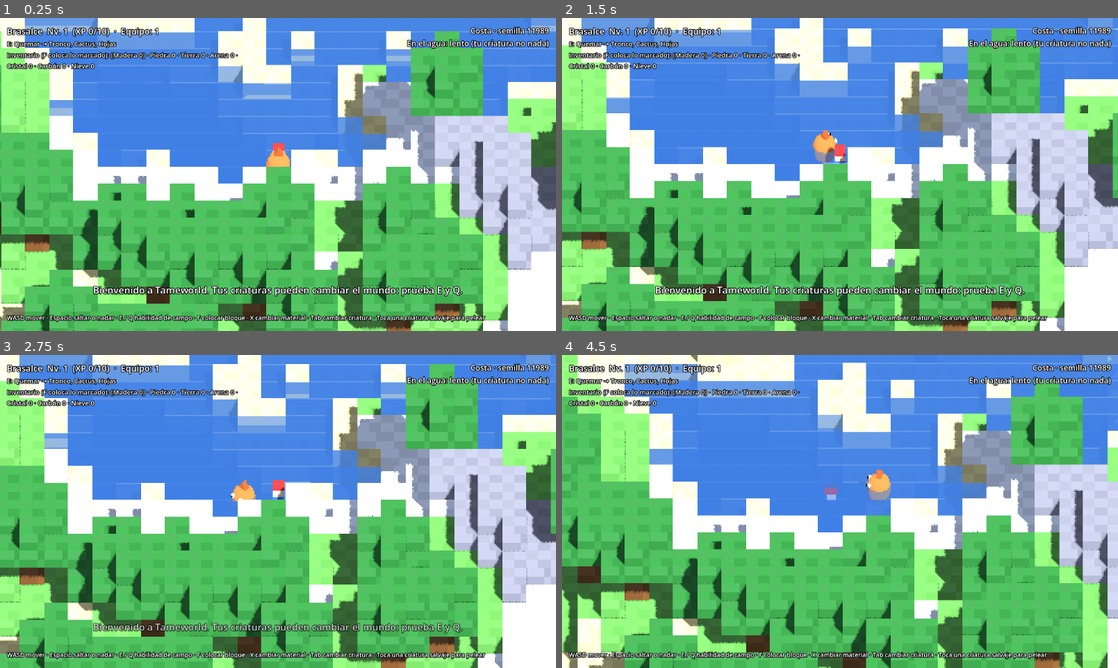
Above: before the commit, frames 1-4 (two rows, left to right).
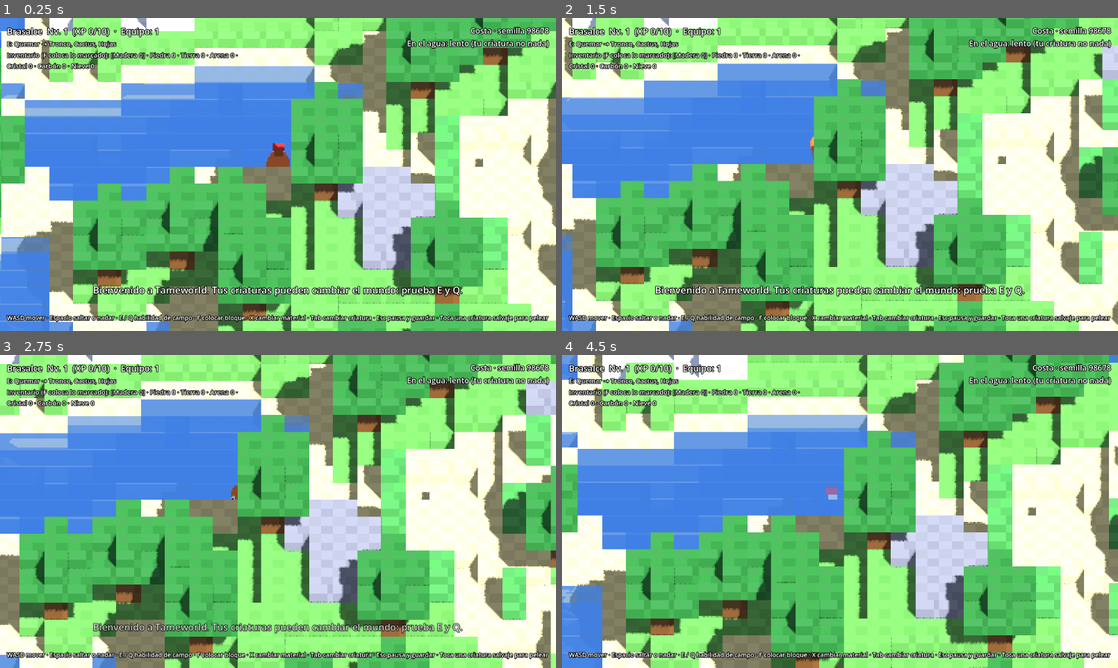
Above: after the commit, the same moments.

Repository: Ix94/TameWorld
Game: Godot game, scene res://scenes/world.tscn
Two runs of this game, one before a commit and one after it. Both use one fixed random seed, a clock stepped at 60 frames per second and the inputs below.
Inputs (mouse positions are in pixels of both pictures, inside the frame that each line leads up to):
- Up to frame 1 (0.25 s): no input
- Up to frame 2 (1.5 s): move the mouse to (962, 158) at 0.52 s; hold D (move_right) 0.53-1.28 s; tap C (capture) at 0.6 s; click (962, 158) at 0.67 s; tap N (new_game, bound only after the commit) at 0.8, 1.35 s; move the mouse to (728, 190) at 1.27 s; hold S (move_down) from 1.28 s (still down)
- Up to frame 3 (2.75 s): tap C (capture) at 1.55 s; move the mouse to (333, 442) at 2.02 s; release S (move_down) at 2.03 s; hold D (move_right) from 2.03 s (still down); tap U (ability_1) at 2.1 s; tap N (new_game, bound only after the commit) at 2.3 s
- Up to frame 4 (4.5 s): move the mouse to (812, 574) at 2.77 s; release D (move_right) at 2.78 s; hold W (move_up) 2.78-3.53 s; tap I (ability_2) at 2.85 s; click (812, 574) at 2.92 s; tap C (capture) at 3.05 s; move the mouse to (1006, 558) at 3.52 s; hold A (move_left) from 3.53 s (still down); tap K (attack_heavy) at 3.6 s; tap N (new_game, bound only after the commit) at 3.8 s; tap G (save_game, bound only after the commit) at 4.15 s; move the mouse to (673, 464) at 4.27 s; tap J (attack_light) at 4.35 s

The runs differ from the first frame. In frame 1, 71% of the frame differs, in the area x 0-100%, y 0-100%; in frame 2, 73%; in frame 3, 73%; in frame 4, 75%.

Commit message:
Guardado de partida y menú de pausa
- La partida se guarda en un archivo JSON: equipo con niveles y apodos,
  inventario, semilla del mundo, cambios al mundo, posición y tiempo jugado
- Se guarda sola cada minuto, al volver de una pelea y al cerrar la ventana
- Al abrir el juego se continúa la última partida
- Menú de pausa (Esc / Start): guardar, partida nueva con confirmación,
  guardar y salir, y tiempo jugado para medir los playtests
- Pruebas de guardado y carga

Co-Authored-By: Claude Opus 5.5 <noreply@anthropic.com>
Claude-Session: https://claude.ai/code/session_01FzmRypiesS7TP9caSz4KZA

Diff:
--- a/scripts/core/game_state.gd
+++ b/scripts/core/game_state.gd
@@ -32,10 +32,118 @@
 var pending_wild: CreatureData = null
 var from_world := false
 
+## Segundos jugados en total (útil para medir los playtests).
+var play_seconds := 0.0
+## true si al abrir el juego se cargó una partida guardada.
+var loaded_from_save := false
+
 
 func _ready() -> void:
+	loaded_from_save = apply_save(SaveGame.read())
+	if not loaded_from_save:
+		reset()
+
+
+func _process(delta: float) -> void:
+	play_seconds += delta
+
+
+## Al cerrar la ventana se guarda solo.
+func _notification(what: int) -> void:
+	if what == NOTIFICATION_WM_CLOSE_REQUEST:
+		save_game()
+
+
+# --- Guardado ----------------------------------------------------------------
+
+## Deja todo como en una partida nueva (no borra el archivo guardado).
+func reset() -> void:
+	roster.clear()
 	roster.append(load(STARTER_PATH).duplicate() as CreatureData)
+	active_index = 0
+	capture_orbs = 5
+	inventory = {}
 	world_seed = randi_range(1, 99999)
+	world_edits = {}
+	world_player_pos = null
+	pending_wild = null
+	from_world = false
+	play_seconds = 0.0
+
+
+## Borra la partida guardada y empieza de cero con un mundo nuevo.
+func new_game() -> void:
+	SaveGame.delete()
+	reset()
+	loaded_from_save = false
+
+
+func save_game() -> bool:
+	return SaveGame.write(to_save_dict())
+
+
+func to_save_dict() -> Dictionary:
+	var creatures: Array = []
+	for creature in roster:
+		creatures.append(SaveGame.creature_to_dict(creature))
+	var position: Variant = null
+	if world_player_pos is Vector3:
+		var pos: Vector3 = world_player_pos
+		position = [pos.x, pos.y, pos.z]
+	return {
+		"version": SaveGame.VERSION,
+		"roster": creatures,
+		"active_index": active_index,
+		"capture_orbs": capture_orbs,
+		"inventory": inventory,
+		"world_seed": world_seed,
+		"world_edits": SaveGame.edits_to_dict(world_edits),
+		"player_pos": position,
+		"play_seconds": play_seconds,
+	}
+
+
+## Carga una partida desde un diccionario. Devuelve false si no es válida.
+func apply_save(save: Dictionary) -> bool:
+	if int(save.get("version", 0)) != SaveGame.VERSION:
+		return false
+	var loaded: Array[CreatureData] = []
+	for entry: Variant in save.get("roster", []):
+		if entry is Dictionary:
+			var creature := SaveGame.creature_from_dict(entry)
+			if creature != null:
+				loaded.append(creature)
+	if loaded.is_empty():
+		return false
+	roster = loaded
+	active_index = clampi(int(save.get("active_index", 0)), 0, roster.size() - 1)
+	capture_orbs = int(save.get("capture_orbs", 5))
+	inventory = {}
+	var saved_inventory: Variant = save.get("inventory", {})
+	if saved_inventory is Dictionary:
+		for item: String in saved_inventory:
+			inventory[item] = int(saved_inventory[item])
+	world_seed = int(save.get("world_seed", 1))
+	var saved_edits: Variant = save.get("world_edits", {})
+	world_edits = {}
+	if saved_edits is Dictionary:
+		world_edits = SaveGame.edits_from_dict(saved_edits)
+	var pos: Variant = save.get("player_pos")
+	world_player_pos = null
+	if pos is Array and (pos as Array).size() == 3:
+		world_player_pos = Vector3(float(pos[0]), float(pos[1]), float(pos[2]))
+	play_seconds = float(save.get("play_seconds", 0.0))
+	pending_wild = null
+	from_world = false
+	return true
+
+
+## "1 h 05 min" o "12 min".
+func play_time_text() -> String:
+	var minutes := int(play_seconds / 60.0)
+	if minutes < 60:
+		return "%d min" % minutes
+	return "%d h %02d min" % [floori(minutes / 60.0), minutes % 60]
 
 
 func add_item(item: String, amount := 1) -> void:
--- a/scripts/core/input_setup.gd
+++ b/scripts/core/input_setup.gd
@@ -23,6 +23,11 @@
 	"field_2": [KEY_Q],
 	"place_block": [KEY_F],
 	"next_material": [KEY_X],
+	# Menú de pausa del mundo
+	"pause": [KEY_ESCAPE],
+	"save_game": [KEY_G],
+	"new_game": [KEY_N],
+	"quit_game": [KEY_Q],
 }
 
 const PAD_BUTTONS := {
@@ -40,6 +45,10 @@
 	"field_2": JOY_BUTTON_Y,
 	"place_block": JOY_BUTTON_RIGHT_SHOULDER,
 	"next_material": JOY_BUTTON_LEFT_SHOULDER,
+	"pause": JOY_BUTTON_START,
+	"save_game": JOY_BUTTON_Y,
+	"new_game": JOY_BUTTON_X,
+	"quit_game": JOY_BUTTON_B,
 }
 
 
--- /dev/null
+++ b/scripts/core/save_game.gd
@@ -0,0 +1,77 @@
+class_name SaveGame
+extends RefCounted
+## Convierte la partida a JSON y de vuelta. JSON es texto simple: no ejecuta código
+## al cargar y se puede abrir con cualquier editor si hace falta revisarlo.
+
+const PATH := "user://partida.json"
+const VERSION := 1
+const CREATURES_DIR := "res://data/creatures/%s.tres"
+
+
+## Ficha de una criatura del equipo: especie + lo que cambió al subir de nivel.
+static func creature_to_dict(data: CreatureData) -> Dictionary:
+	return {
+		"species": data.species_name.to_lower(),
+		"nickname": data.nickname,
+		"level": data.level,
+		"xp": data.xp,
+		"max_hp": data.max_hp,
+		"attack": data.attack,
+		"defense": data.defense,
+	}
+
+
+## Devuelve null si la especie ya no existe en el juego.
+static func creature_from_dict(entry: Dictionary) -> CreatureData:
+	var path := CREATURES_DIR % String(entry.get("species", ""))
+	if not ResourceLoader.exists(path):
+		return null
+	var data := (load(path) as CreatureData).duplicate() as CreatureData
+	data.nickname = String(entry.get("nickname", ""))
+	data.level = int(entry.get("level", 1))
+	data.xp = int(entry.get("xp", 0))
+	data.max_hp = float(entry.get("max_hp", data.max_hp))
+	data.attack = float(entry.get("attack", data.attack))
+	data.defense = float(entry.get("defense", data.defense))
+	return data
+
+
+## Los cambios al mundo se guardan como "x,y,z": bloque.
+static func edits_to_dict(edits: Dictionary) -> Dictionary:
+	var out := {}
+	for cell: Vector3i in edits:
+		out["%d,%d,%d" % [cell.x, cell.y, cell.z]] = edits[cell]
+	return out
+
+
+static func edits_from_dict(saved: Dictionary) -> Dictionary:
+	var out := {}
+	for key: String in saved:
+		var parts := key.split(",")
+		if parts.size() != 3:
+			continue
+		out[Vector3i(int(parts[0]), int(parts[1]), int(parts[2]))] = int(saved[key])
+	return out
+
+
+static func write(save: Dictionary) -> bool:
+	var file := FileAccess.open(PATH, FileAccess.WRITE)
+	if file == null:
+		return false
+	file.store_string(JSON.stringify(save, "\t"))
+	return true
+
+
+## Devuelve un diccionario vacío si no hay partida o el archivo está dañado.
+static func read() -> Dictionary:
+	if not FileAccess.file_exists(PATH):
+		return {}
+	var parsed: Variant = JSON.parse_string(FileAccess.get_file_as_string(PATH))
+	if parsed is Dictionary:
+		return parsed
+	return {}
+
+
+static func delete() -> void:
+	if FileAccess.file_exists(PATH):
+		DirAccess.remove_absolute(ProjectSettings.globalize_path(PATH))
--- a/scripts/world/world.gd
+++ b/scripts/world/world.gd
@@ -15,7 +15,9 @@
 ## Hasta cuántos bloques por encima de los pies se puede alcanzar.
 const REACH_UP := 2
 const NO_CELL := Vector3i(-1, -1, -1)
-const HELP_TEXT := "WASD mover · Espacio saltar o nadar · E / Q habilidad de campo · F colocar bloque · X cambiar material · Tab cambiar criatura · Toca una criatura salvaje para pelear"
+const HELP_TEXT := "WASD mover · Espacio saltar o nadar · E / Q habilidad de campo · F colocar bloque · X cambiar material · Tab cambiar criatura · Esc pausa y guardar · Toca una criatura salvaje para pelear"
+## Cada cuántos segundos se guarda la partida sola.
+const AUTOSAVE_SECONDS := 60.0
 
 var _viewport: SubViewport
 var _world3d: Node3D
@@ -32,10 +34,17 @@
 var _message_time := 0.0
 var _encounter_grace := ENCOUNTER_GRACE
 var _material_index := 0
+var _autosave_timer := AUTOSAVE_SECONDS
+var _pause_panel: PanelContainer
+var _pause_label: Label
+var _confirm_new_game := false
 
 
 func _ready() -> void:
+	# Esta escena sigue atendiendo el menú de pausa; el mundo 3D sí se detiene.
+	process_mode = Node.PROCESS_MODE_ALWAYS
 	_viewport = PixelLook.make_pixel_viewport(self, PIXEL_SHRINK)
+	_viewport.process_mode = Node.PROCESS_MODE_PAUSABLE
 	_world3d = Node3D.new()
 	_world3d.name = "World3D"
 	_viewport.add_child(_world3d)
@@ -48,10 +57,25 @@
 	_build_highlight()
 	_build_hud()
 	_refresh_follower()
-	_show_message("Bienvenido a Tameworld. Tus criaturas pueden cambiar el mundo: prueba E y Q.")
+	if GameState.loaded_from_save:
+		_show_message("Partida cargada (%s jugados). Esc para pausa y guardar." % GameState.play_time_text())
+		GameState.loaded_from_save = false
+	else:
+		_show_message("Bienvenido a Tameworld. Tus criaturas pueden cambiar el mundo: prueba E y Q.")
+	_save()
 
 
 func _process(delta: float) -> void:
+	if get_tree().paused:
+		_handle_pause_menu()
+		return
+	if Input.is_action_just_pressed("pause"):
+		_open_pause_menu()
+		return
+	GameState.world_player_pos = _trainer.global_position
+	_autosave_timer -= delta
+	if _autosave_timer <= 0.0:
+		_save()
 	_encounter_grace -= delta
 	var active := GameState.active_creature()
 	_trainer.can_swim = active.can_swim
@@ -364,6 +388,67 @@
 			return
 
 
+# --- Guardado y pausa --------------------------------------------------------
+
+func _save() -> void:
+	_autosave_timer = AUTOSAVE_SECONDS
+	GameState.world_player_pos = _trainer.global_position
+	if not GameState.save_game():
+		_show_message("No se pudo guardar la partida.")
+
+
+func _open_pause_menu() -> void:
+	get_tree().paused = true
+	_confirm_new_game = false
+	_pause_panel.visible = true
+	_refresh_pause_text()
+
+
+func _close_pause_menu() -> void:
+	get_tree().paused = false
+	_pause_panel.visible = false
+
+
+func _handle_pause_menu() -> void:
+	if Input.is_action_just_pressed("pause"):
+		_close_pause_menu()
+	elif Input.is_action_just_pressed("save_game"):
+		_save()
+		_close_pause_menu()
+		_show_message("Partida guardada.")
+	elif Input.is_action_just_pressed("new_game"):
+		if not _confirm_new_game:
+			_confirm_new_game = true
+			_refresh_pause_text()
+			return
+		GameState.new_game()
+		get_tree().paused = false
+		get_tree().reload_current_scene()
+	elif Input.is_action_just_pressed("quit_game"):
+		_save()
+		get_tree().quit()
+
+
+func _refresh_pause_text() -> void:
+	var lines: PackedStringArray = [
+		"PAUSA",
+		"",
+		"Tiempo jugado: %s" % GameState.play_time_text(),
+		"Equipo: %d criaturas · Semilla del mundo: %d" % [GameState.roster.size(), GameState.world_seed],
+		"",
+		"Esc / Start: seguir jugando",
+		"G / Y: guardar ahora",
+		"Q / B: guardar y salir del juego",
+	]
+	if _confirm_new_game:
+		lines.append("N / X otra vez: CONFIRMAR partida nueva (se borra la actual)")
+	else:
+		lines.append("N / X: partida nueva")
+	lines.append("")
+	lines.append("También se guarda sola cada minuto, al volver de una pelea y al cerrar la ventana.")
+	_pause_label.text = "\n".join(lines)
+
+
 # --- Interfaz ---------------------------------------------------------------
 
 func _build_hud() -> void:
@@ -404,6 +489,20 @@
 	message.size = Vector2(1000.0, 40.0)
 	message.set_anchors_and_offsets_preset(Control.PRESET_CENTER_BOTTOM, Control.PRESET_MODE_KEEP_SIZE, 70)
 	_hud["message"] = message
+
+	_pause_panel = PanelContainer.new()
+	var background := StyleBoxFlat.new()
+	background.bg_color = Color(0.05, 0.07, 0.1, 0.88)
+	background.set_content_margin_all(28.0)
+	background.set_corner_radius_all(6)
+	_pause_panel.add_theme_stylebox_override("panel", background)
+	_pause_label = _make_label(20)
+	_pause_label.horizontal_alignment = HORIZONTAL_ALIGNMENT_CENTER
+	_pause_panel.add_child(_pause_label)
+	root.add_child(_pause_panel)
+	_pause_panel.size = Vector2(760.0, 420.0)
+	_pause_panel.set_anchors_and_offsets_preset(Control.PRESET_CENTER, Control.PRESET_MODE_KEEP_SIZE)
+	_pause_panel.visible = false
 
 
 func _make_label(font_size: int) -> Label:
--- a/tests/run_tests.gd
+++ b/tests/run_tests.gd
@@ -25,6 +25,7 @@
 	_test_leveling()
 	_test_field_abilities()
 	_test_world_gen()
+	_test_save_game()
 	if _failures == 0:
 		print("OK: %d comprobaciones pasaron." % _checks)
 		quit(0)
@@ -149,3 +150,45 @@
 			trees += 1
 	_check(trees > 0, "El mundo tiene árboles (%d troncos)" % trees)
 	_check(WorldGen.tree_cells(5, 3, 5).values().count(Blocks.Id.LOG) == 3, "Un árbol tiene 3 troncos")
+
+
+func _test_save_game() -> void:
+	var edits := {Vector3i(3, 2, 7): Blocks.Id.PLANK, Vector3i(10, 0, 4): Blocks.EMPTY}
+	_check(SaveGame.edits_from_dict(SaveGame.edits_to_dict(edits)) == edits, "Los cambios al mundo se guardan y se recuperan igual")
+
+	var trained := _creature("pedrusco").duplicate() as CreatureData
+	trained.nickname = "Rocky"
+	trained.gain_xp(35)
+	var restored := SaveGame.creature_from_dict(JSON.parse_string(JSON.stringify(SaveGame.creature_to_dict(trained))))
+	_check(restored != null and restored.species_name == "Pedrusco", "Una criatura guardada se recupera")
+	_check(restored != null and restored.level == trained.level and restored.xp == trained.xp, "Se recuperan su nivel y experiencia")
+	_check(restored != null and is_equal_approx(restored.attack, trained.attack) and restored.nickname == "Rocky", "Se recuperan sus stats y su apodo")
+	_check(SaveGame.creature_from_dict({"species": "inexistente"}) == null, "Una especie que ya no existe se ignora")
+
+	var game_state_script := load("res://scripts/core/game_state.gd")
+	var original: Node = game_state_script.new()
+	original.call("reset")
+	var roster: Array[CreatureData] = original.get("roster")
+	roster.append(trained)
+	original.set("active_index", 1)
+	original.set("inventory", {"madera": 4, "cristal": 1})
+	original.set("world_seed", 777)
+	original.set("world_edits", edits)
+	original.set("world_player_pos", Vector3(12.5, 6.0, 30.5))
+	original.set("play_seconds", 4000.0)
+	var json := JSON.stringify(original.call("to_save_dict"))
+
+	var copy: Node = game_state_script.new()
+	_check(copy.call("apply_save", JSON.parse_string(json)) == true, "La partida guardada se puede cargar")
+	var copy_roster: Array[CreatureData] = copy.get("roster")
+	_check(copy_roster.size() == 2 and copy_roster[1].nickname == "Rocky", "Se recupera el equipo completo")
+	_check(copy.get("active_index") == 1 and copy.get("world_seed") == 777, "Se recuperan la criatura activa y la semilla")
+	var inventory: Dictionary = copy.get("inventory")
+	_check(inventory.get("madera") == 4 and inventory.get("cristal") == 1, "Se recupera el inventario")
+	_check(copy.get("world_edits") == edits, "Se recuperan los cambios al mundo")
+	_check(copy.get("world_player_pos") == Vector3(12.5, 6.0, 30.5), "Se recupera la posición del jugador")
+	_check(copy.call("play_time_text") == "1 h 06 min", "El tiempo jugado se muestra en horas y minutos")
+	_check(copy.call("apply_save", {"version": 999}) == false, "Un archivo de otra versión no se carga")
+	_check(copy.call("apply_save", {}) == false, "Un archivo vacío o dañado no se carga")
+	original.free()
+	copy.free()
